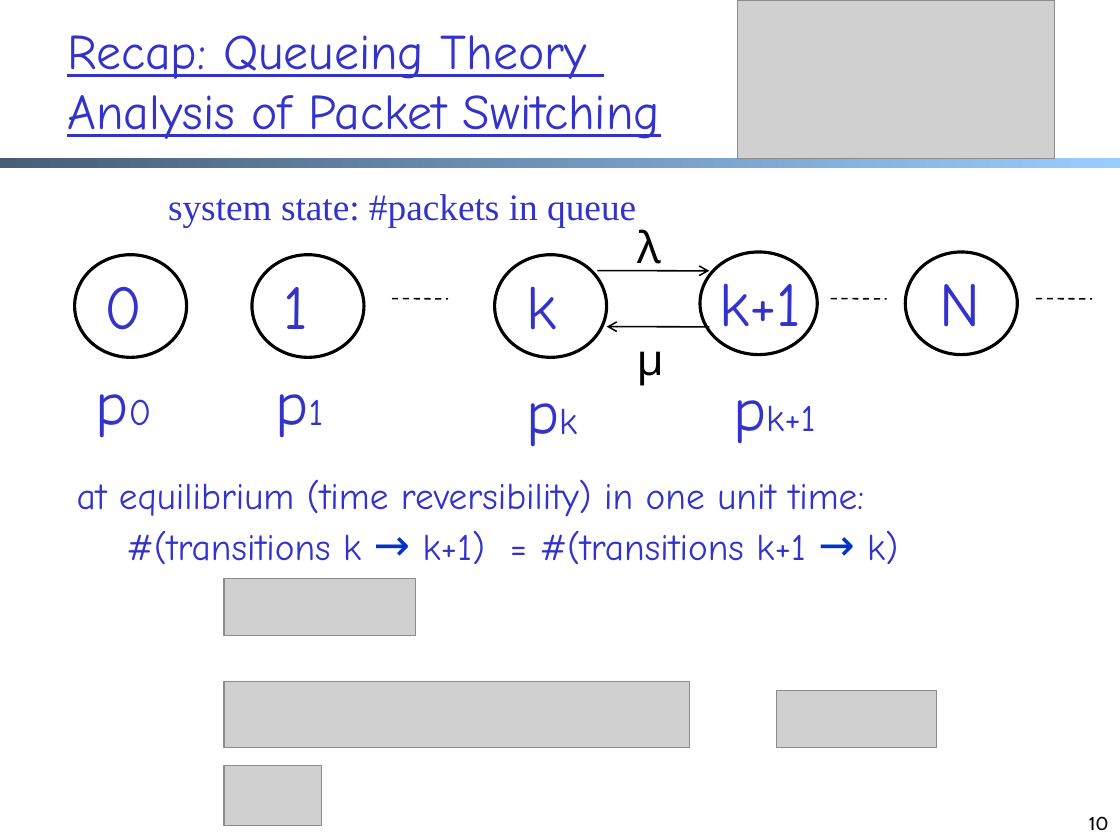
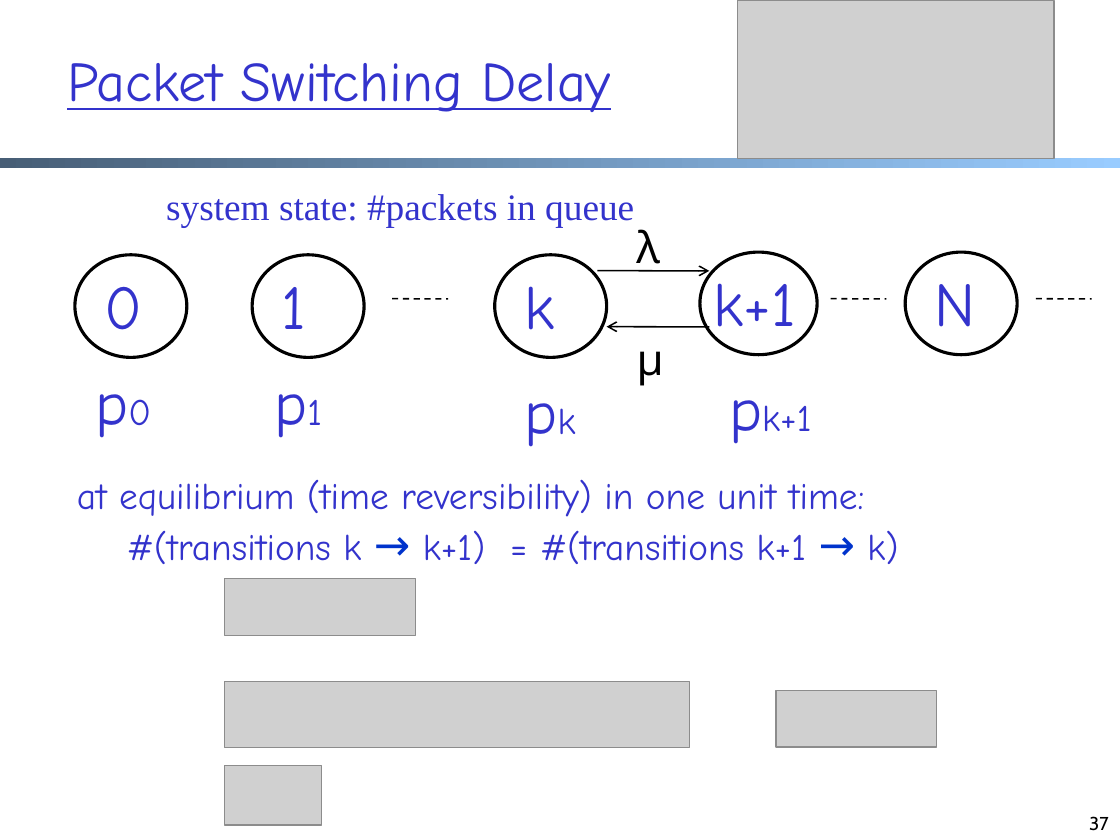
Before and after one commit to xiangq27/xiangq27.github.io, a slide deck: slide 37 of courses/cnns-xmuf21/files/lectures/architecture.pptx (slide 10 before the commit). Drawn at 1120x840 pixels with LibreOffice and Linux fonts; fonts in the diff are those of the drawing; grey boxes stand for pictures. Boxes give left, top, right and bottom in pixels: in the first picture for what was removed or moved away, otherwise in the second. Text is boxed around its words. In the diff, an @@ line names an element or a change of style, - is before the commit and + after.

```diff
--- a/courses/cnns-xmuf21/files/lectures/architecture.pptx
+++ b/courses/cnns-xmuf21/files/lectures/architecture.pptx
@@ title at bbox=[67, 63, 611, 112]: text changed; size 32 to 36 pt @@
-Recap: Queueing Theory
-Analysis of Packet Switching
+Packet Switching Delay
@@ alignment centre to left in 9 elements at bbox=[282, 287, 307, 329], bbox=[935, 284, 976, 327], bbox=[263, 357, 336, 444], bbox=[513, 366, 589, 452], bbox=[714, 283, 796, 346], bbox=[762, 405, 811, 431], bbox=[636, 229, 660, 272], bbox=[166, 194, 634, 227], bbox=[524, 286, 554, 330] @@
@@ page number at bbox=[1089, 816, 1109, 831]: text changed @@
-10
+37
```
Also in this commit, not shown: 34 other slides changed, 28 slides added, 4 other files.
